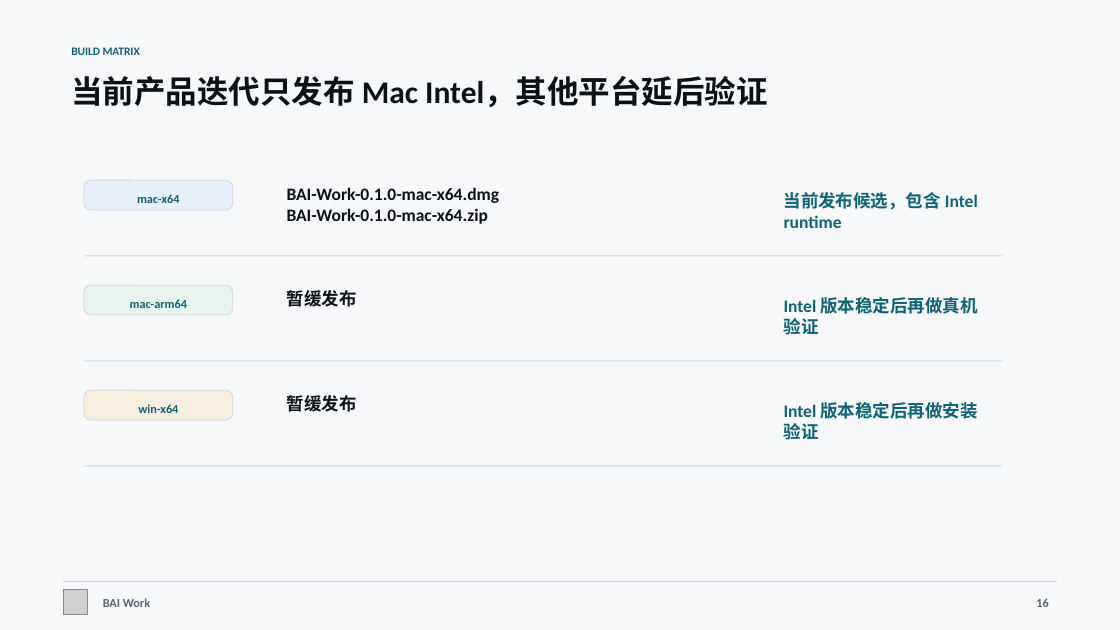
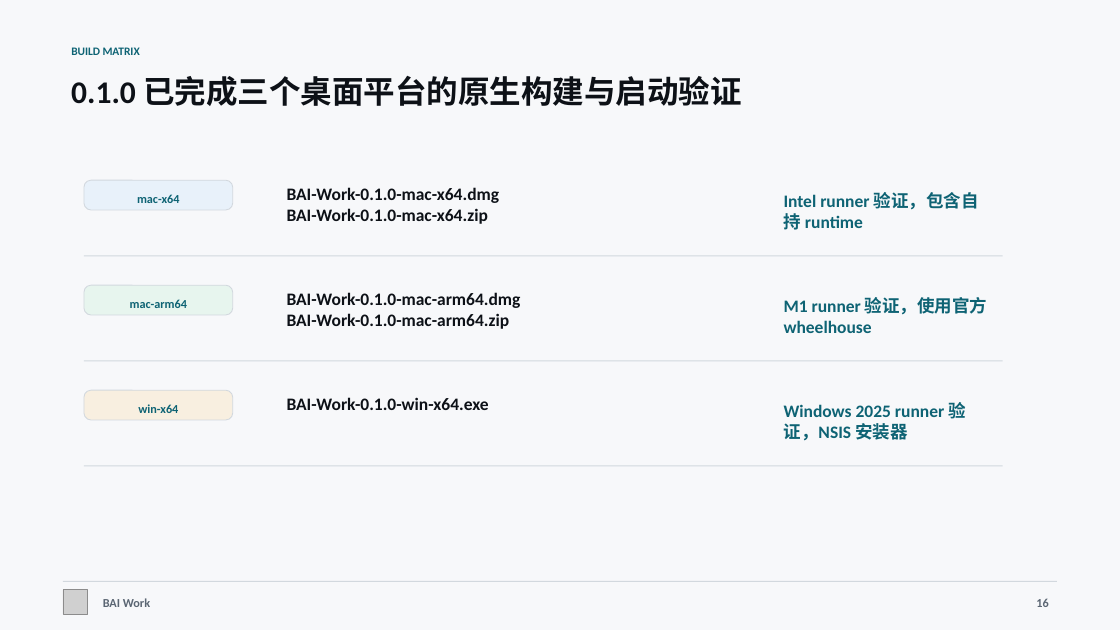
Before and after one commit to 2830500285/BAI-Work, a slide deck: slide 16 of docs/presentation/BAI-Work-Project-Deck.pptx. Drawn at 1120x630 pixels with LibreOffice and Linux fonts; fonts in the diff are those of the drawing; grey boxes stand for pictures. Boxes give left, top, right and bottom in pixels: in the first picture for what was removed or moved away, otherwise in the second. Text is boxed around its words. In the diff, an @@ line names an element or a change of style, - is before the commit and + after.

```diff
--- a/docs/presentation/BAI-Work-Project-Deck.pptx
+++ b/docs/presentation/BAI-Work-Project-Deck.pptx
@@ text at (71,76,742,106): text changed @@
-当前产品迭代只发布 Mac Intel，其他平台延后验证
+0.1.0 已完成三个桌面平台的原生构建与启动验证
@@ text at (784,192,979,230): text changed @@
-当前发布候选，包含 Intel runtime
+Intel runner 验证，包含自持 runtime
@@ text at (287,292,521,329): text changed @@
-暂缓发布
+BAI-Work-0.1.0-mac-arm64.dmg
+BAI-Work-0.1.0-mac-arm64.zip
@@ text at (784,297,987,333): text changed @@
-Intel 版本稳定后再做真机验证
+M1 runner 验证，使用官方 wheelhouse
@@ text at (287,397,489,410): text changed @@
-暂缓发布
+BAI-Work-0.1.0-win-x64.exe
@@ text at (784,399,965,441): text changed @@
-Intel 版本稳定后再做安装验证
+Windows 2025 runner 验证，NSIS 安装器
```
Also in this commit, not shown: 5 other slides changed, 9 other files.
